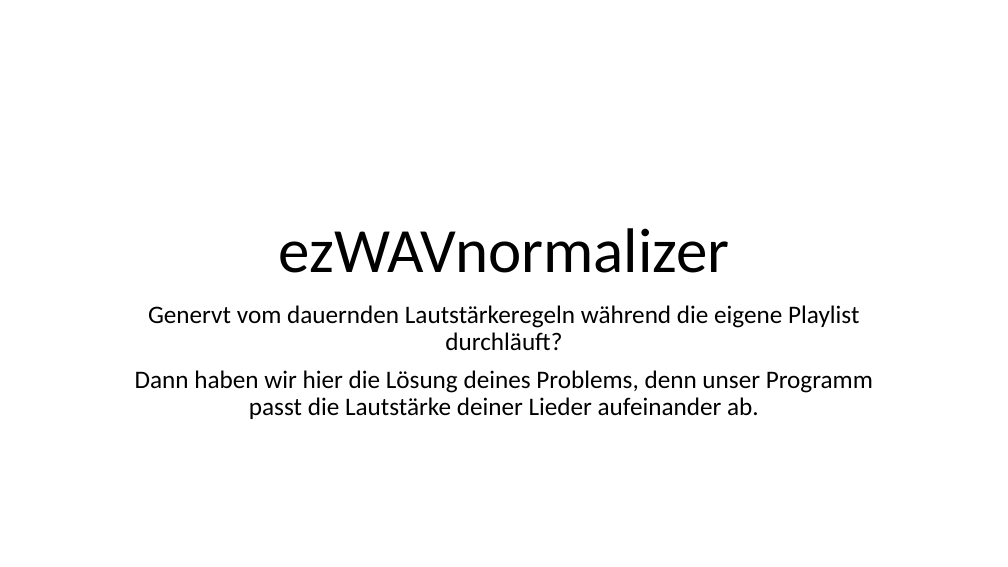
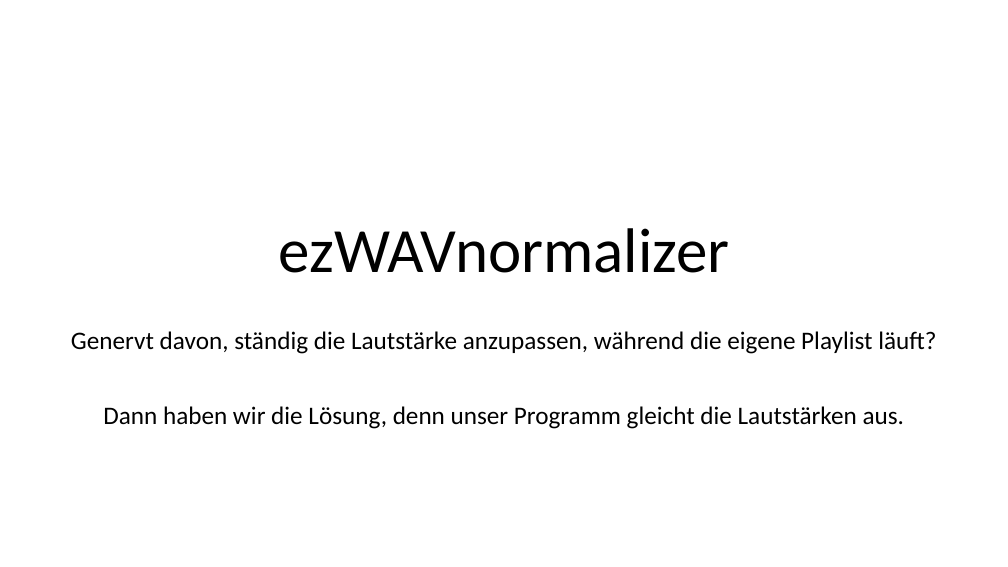
Before and after one commit to sose2019-ohm-se-praktikum/fehu238rfhf3df34, a slide deck: slide 1 of Präsentation.pptx. Drawn at 1008x567 pixels with LibreOffice and Linux fonts; fonts in the diff are those of the drawing. Boxes give left, top, right and bottom in pixels: in the first picture for what was removed or moved away, otherwise in the second. Text is boxed around its words. In the diff, an @@ line names an element or a change of style, - is before the commit and + after.

```diff
--- a/Präsentation.pptx
+++ b/Präsentation.pptx
@@ subtitle at (71, 331, 936, 429): text changed @@
-Genervt vom dauernden Lautstärkeregeln während die eigene Playlist durchläuft?
-Dann haben wir hier die Lösung deines Problems, denn unser Programm passt die Lautstärke deiner Lieder aufeinander ab.
+Genervt davon, ständig die Lautstärke anzupassen, während die eigene Playlist läuft?
+Dann haben wir die Lösung, denn unser Programm gleicht die Lautstärken aus.
```
Also in this commit, not shown: 1 other slide changed, 2 slides added, 2 slides removed, 3 other files.
